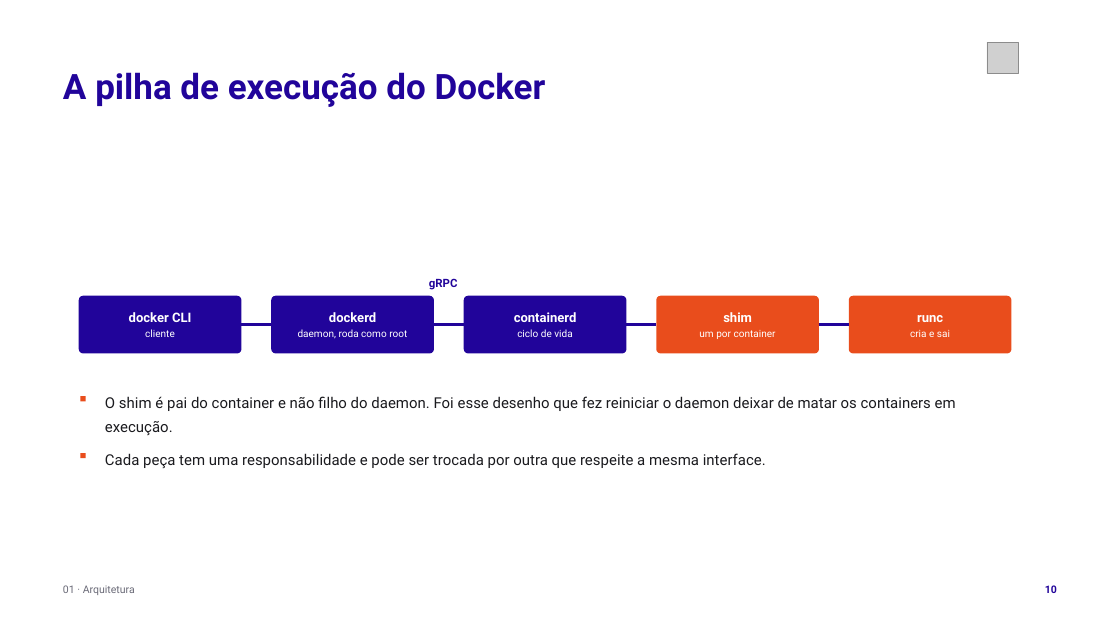
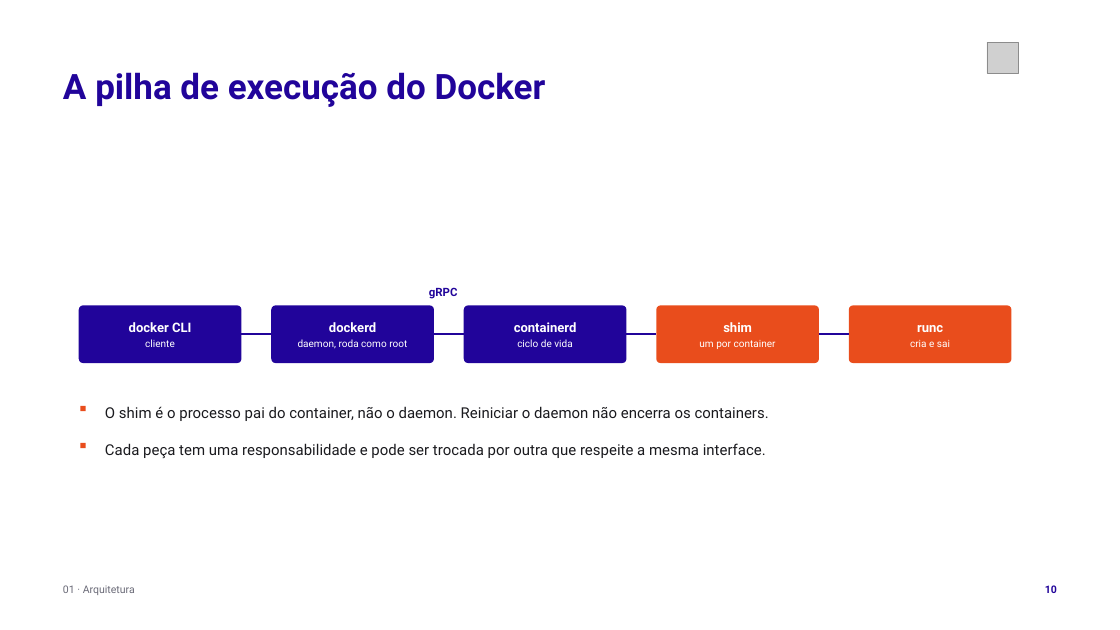
Before and after one commit to tcpassos/invite-app, a slide deck: slide 10 of trabalhos/T1-Docker-Invite-People.pptx. Drawn at 1120x630 pixels with LibreOffice and Linux fonts; fonts in the diff are those of the drawing; grey boxes stand for pictures. Boxes give left, top, right and bottom in pixels: in the first picture for what was removed or moved away, otherwise in the second. Text is boxed around its words. In the diff, an @@ line names an element or a change of style, - is before the commit and + after.

Commit message:
docs: troca figura de linguagem por frase direta nos topicos do T1

```diff
--- a/trabalhos/T1-Docker-Invite-People.pptx
+++ b/trabalhos/T1-Docker-Invite-People.pptx
@@ 11 texts, 5 rounded rectangles, 4 lines, 1 rectangle: place and size @@
-11 texts, 5 rounded rectangles, 4 lines, 1 rectangle at (79, 278, 1012, 402)
+11 texts, 5 rounded rectangles, 4 lines, 1 rectangle at (79, 287, 1012, 411)
@@ text at (105, 406, 769, 421): text changed @@
-O shim é pai do container e não filho do daemon. Foi esse desenho que fez reiniciar o daemon deixar de matar os containers em execução.
+O shim é o processo pai do container, não o daemon. Reiniciar o daemon não encerra os containers.
@@ rectangle: place and size @@
-rectangle at (81, 453, 86, 458)
+rectangle at (81, 443, 86, 448)
@@ text "Cada peça tem uma responsabilidade ...": place and size @@
-text "Cada peça tem uma responsabilidade ..." at (105, 453, 766, 468)
+text "Cada peça tem uma responsabilidade ..." at (105, 443, 766, 458)
```
Also in this commit, not shown: 20 other slides changed, 20 other files.
